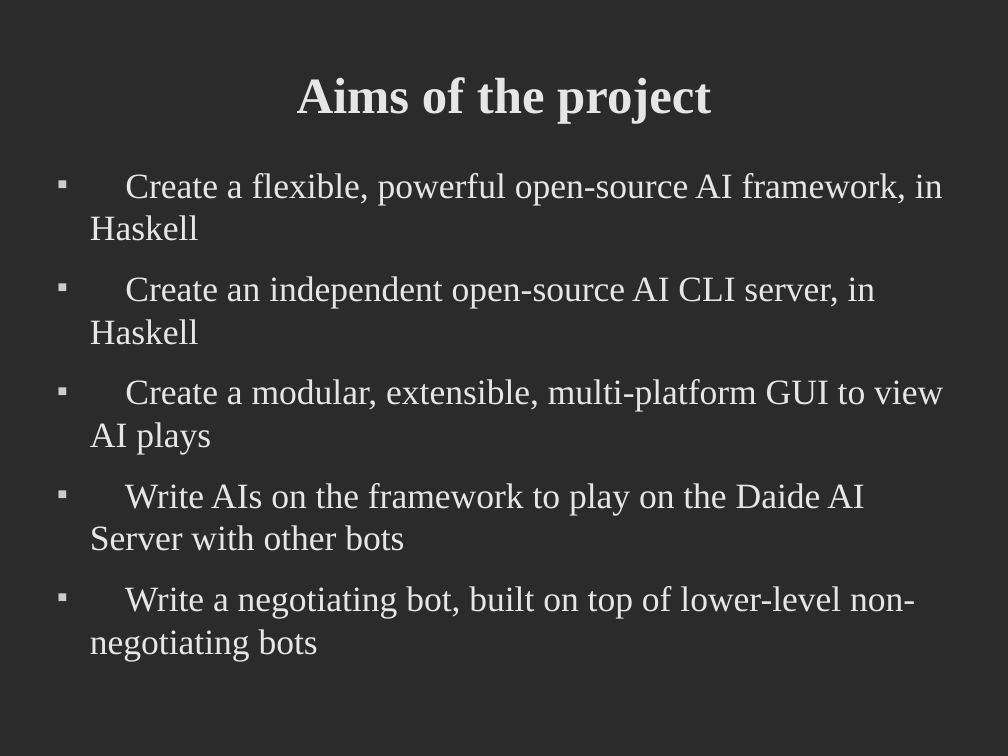
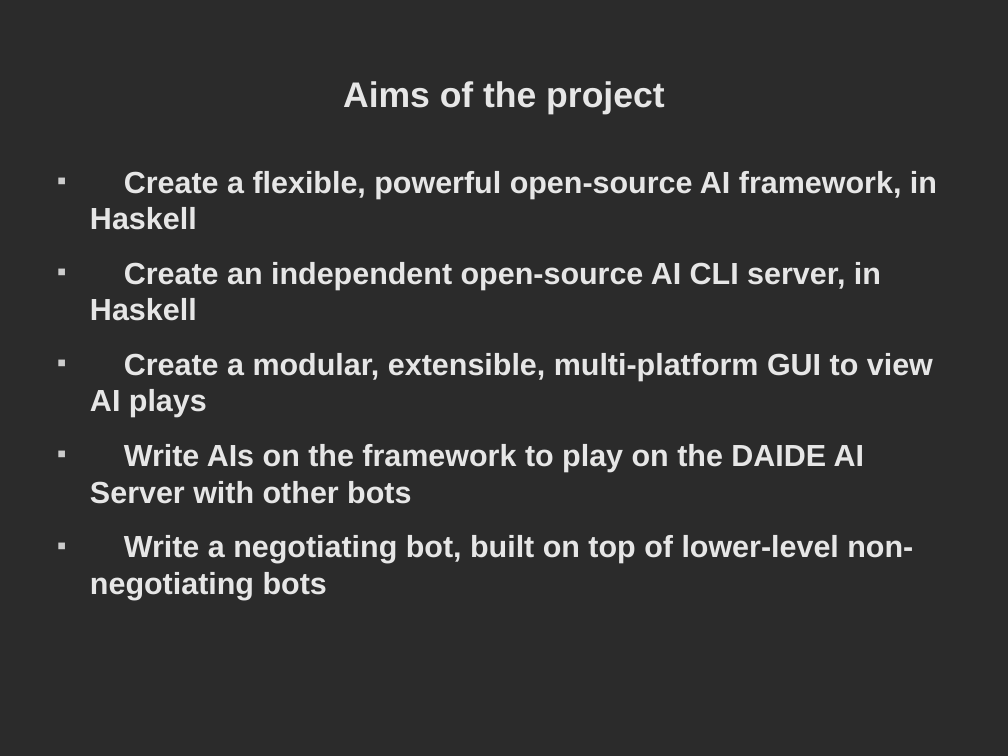
Before and after one commit to deltaluca/flappy, a slide deck: slide 3 of Presentation/ProjectDemonstration.odp. Drawn at 1008x756 pixels with LibreOffice and Linux fonts; fonts in the diff are those of the drawing; background and template pictures are left out; a plain dark background stands for a picture behind light text. Boxes give left, top, right and bottom in pixels: in the first picture for what was removed or moved away, otherwise in the second. Text is boxed around its words. In the diff, an @@ line names an element or a change of style, - is before the commit and + after.

Commit message:
Presentation

```diff
--- a/Presentation/ProjectDemonstration.odp
+++ b/Presentation/ProjectDemonstration.odp
@@ title "Aims of the project" at bbox=[343, 81, 664, 114]: size 40 to 28 pt, font Times New Roman to Arial @@
@@ text at bbox=[90, 171, 937, 600]: size 28 to 24 pt, font Times New Roman to Arial, bold on in "Create a flexible, powerful open-source AI framework, ...", "Create an independent open-source AI CLI server, ...", "Create a modular, extensible, multi-platform GUI to ...", "Write a negotiating bot, built on top ..." @@
@@ text at bbox=[90, 444, 864, 504]: text changed; size 28 to 24 pt; font Times New Roman to Arial; bold on @@
-■ Write AIs on the framework to play on the Daide AI Server with other bots
+■ Write AIs on the framework to play on the DAIDE AI Server with other bots
```
Also in this commit, not shown: 9 other slides changed, 14 slides added, 5 slides removed.
